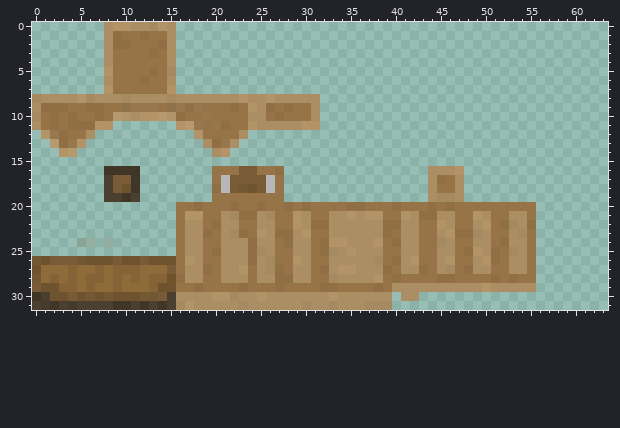
Edited in one commit: pixel-art sprite (bin/assets/ulmc/textures/armor/fur-top.png). Above is the file before it was changed.
The file is 64x32 pixels. Colours within 5 levels of each other are drawn and written as one.
The result:
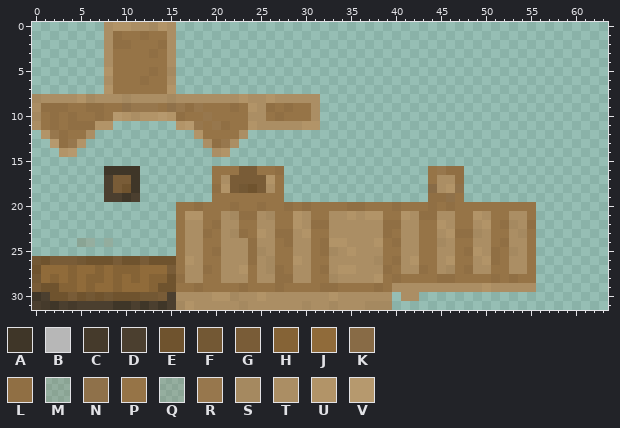
Palette (. is transparent): A #3f3628  B #b7b7b7  C #453a2b  D #4b3f2f  E #6f532e  F #735834  G #795c37  H #856336  J #906b3a  K #886b46  L #906f44  M #88714f38  N #8f714a  P #967447  Q #90775438  R #97774d  S #a58960  T #ab8e64  U #b29468  V #b6996e
Difference:
@@ x 19..49 @@
 15 ...............................
-16 .PPPGGPPL................TTTU..
-17 .PBGGGGBP................TLPT..
-18 .LBGFEGBP................TPPT..
-19 .PPPPPPPP................TSST..
+16 .PPPGGPPL................PRLL..
+17 .PTGGGGUP................PTTL..
+18 .LUGFEGTP................KTUN..
+19 .PPPPPPPP................LLNP..
 20 PPPLPPLPPLPLPPPPLLPPPLPPPLPLPPP
Boxes around the changes in both pictures, in picture pixels (x1, y1, x2, y2):
changed: (428, 166, 464, 202)
changed: (221, 175, 275, 193)
